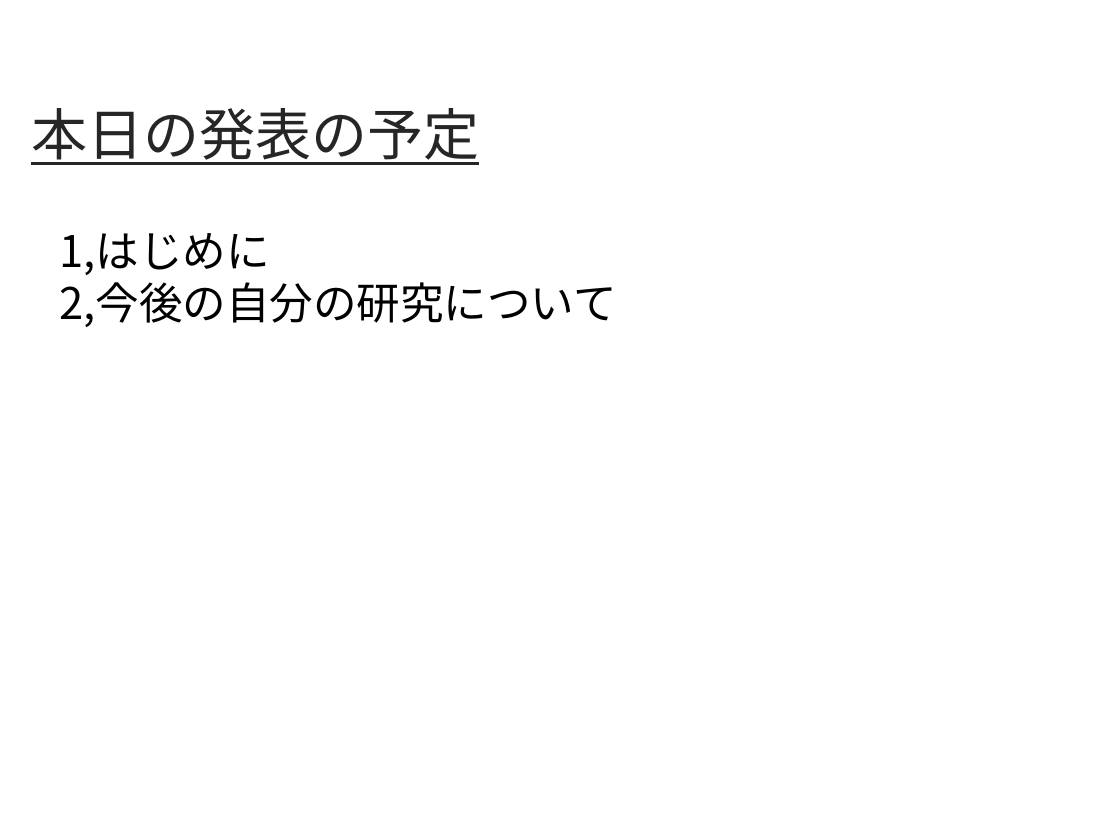
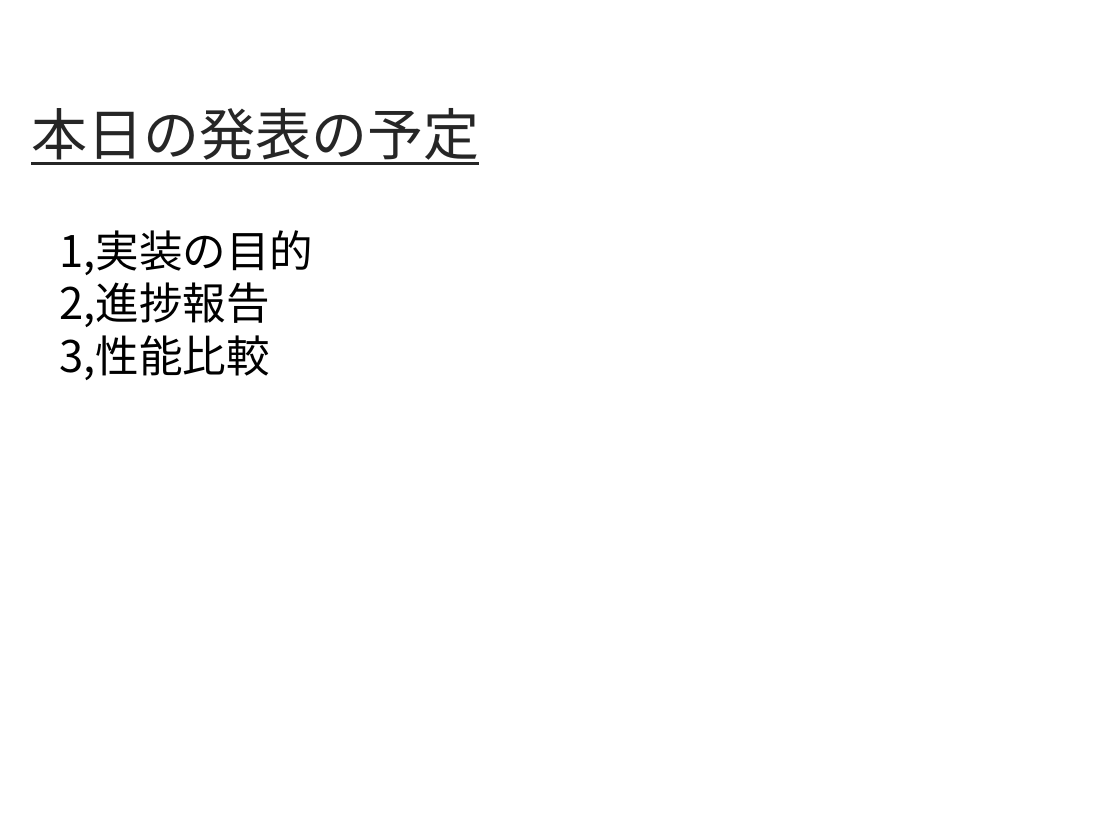
Before and after one commit to TakefumiYamamura/labolatry, a slide deck: slide 2 of 6月29日研究室ミーティング.pptx. Drawn at 1120x840 pixels with LibreOffice and Linux fonts; fonts in the diff are those of the drawing; background and template pictures are left out. Boxes give left, top, right and bottom in pixels: in the first picture for what was removed or moved away, otherwise in the second. Text is boxed around its words. In the diff, an @@ line names an element or a change of style, - is before the commit and + after.

```diff
--- a/6月29日研究室ミーティング.pptx
+++ b/6月29日研究室ミーティング.pptx
@@ text at [60,230,314,380]: text changed @@
-1,はじめに
-2,今後の自分の研究について
+1,実装の目的
+2,進捗報告
+3,性能比較
```
Also in this commit, not shown: 2 other slides changed, 7 slides added, 11 slides removed.
